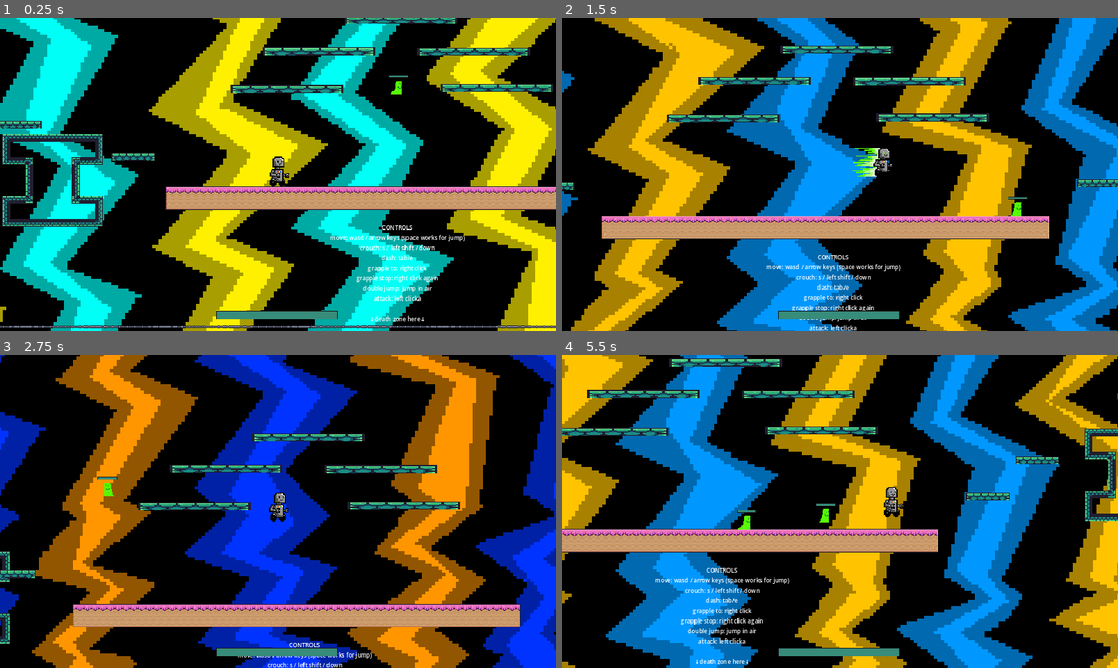
Above: before the commit, frames 1-4 (two rows, left to right).
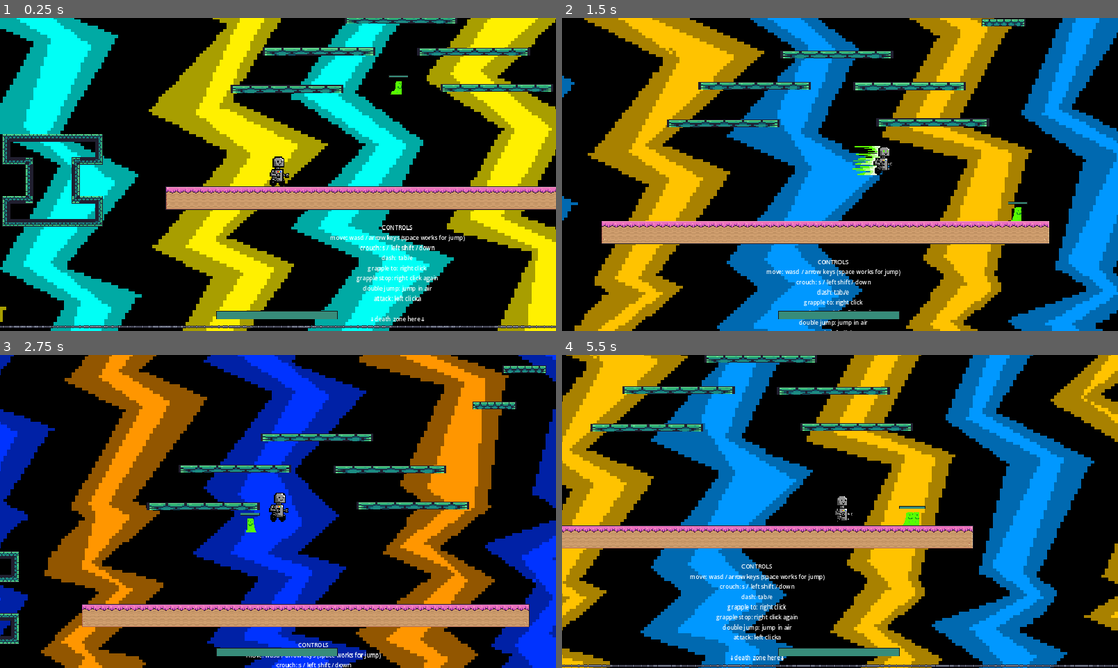
Above: after the commit, the same moments.

Repository: fancyamazon/Beat-the-Bot
Game: Godot game, scene res://scenes/game.tscn
The game is run twice, just before and just after one commit, with the same random seed, the same clock (stepped at 60 frames per second) and the same inputs.
Inputs (mouse positions are in pixels of both pictures, inside the frame that each line leads up to):
- Up to frame 1 (0.25 s): no input
- Up to frame 2 (1.5 s): move the mouse to (962, 158) at 0.52 s; hold L (enemy_right) from 0.53 s (still down); tap Q (attack) at 0.6 s; tap Space (jump) at 0.77, 1.07 s; tap Tab (dash) at 0.8, 1.35 s; move the mouse to (728, 190) at 1.27 s
- Up to frame 3 (2.75 s): tap Space (jump) at 1.52, 1.82 s; right-click (166, 527) at 1.55 s; move the mouse to (333, 442) at 2.02 s; release L (enemy_right) at 2.03 s; hold J (enemy_left) from 2.03 s (still down); right-click (333, 442) at 2.1 s; tap Page Up (spawn) at 2.3 s
- Up to frame 4 (5.5 s): move the mouse to (812, 574) at 2.77 s; release J (enemy_left) at 2.78 s; hold L (enemy_right) 2.78-4.28 s; tap Page Up (spawn) at 2.85 s; tap Space (jump) at 3.02, 3.05, 3.32, 3.6, 3.77, 4.07, 4.52, 4.82 s; move the mouse to (1006, 558) at 3.52 s; tap Q (attack) at 3.8, 4.35 s; move the mouse to (673, 464) at 4.27 s; hold J (enemy_left) 4.28-5.03 s; tap Tab (dash) at 4.55 s; move the mouse to (867, 511) at 5.02 s; hold L (enemy_right) from 5.03 s (still down); hold Shift (crouch) from 5.03 s (still down); right-click (867, 511) at 5.3 s

The runs differ from the first frame. In frame 1, 0.4% of the frame differs, in the area x 0-93%, y 32-100%; in frame 2, 21%; in frame 3, 24%; in frame 4, 71%, in the area x 0-100%, y 0-100%.

Commit message:
slime spawns on mouse cursor, bot can do more actions, fixed bot triple jumping glitch, added dash cooldown, balanced melee attack damage and cooldown

Diff:
--- a/platformer2/scenes/bot.tscn
+++ b/platformer2/scenes/bot.tscn
@@ -564,6 +564,9 @@
 
 [sub_resource type="RectangleShape2D" id="RectangleShape2D_q0blw"]
 size = Vector2(330, 68)
+
+[sub_resource type="RectangleShape2D" id="RectangleShape2D_k11pt"]
+size = Vector2(83, 258)
 
 [sub_resource type="RectangleShape2D" id="RectangleShape2D_2eav7"]
 size = Vector2(624, 744)
@@ -615,6 +618,16 @@
 [node name="CollisionShape2D" type="CollisionShape2D" parent="AnimatedSprite2D/BotRangedSensor"]
 position = Vector2(196, -18.5)
 shape = SubResource("RectangleShape2D_q0blw")
+
+[node name="AboveSensor" type="Area2D" parent="AnimatedSprite2D"]
+position = Vector2(0, 15)
+scale = Vector2(0.5, 0.5)
+collision_layer = 2
+collision_mask = 2
+
+[node name="CollisionShape2D" type="CollisionShape2D" parent="AnimatedSprite2D/AboveSensor"]
+position = Vector2(4.5, -211)
+shape = SubResource("RectangleShape2D_k11pt")
 
 [node name="BehindSensor" type="Area2D" parent="AnimatedSprite2D"]
 position = Vector2(0, 15)
@@ -679,6 +692,10 @@
 wait_time = 10.0
 autostart = true
 
+[node name="jumptimer2" type="Timer" parent="."]
+wait_time = 0.3
+autostart = true
+
 [connection signal="animation_finished" from="AnimatedSprite2D" to="." method="_on_player_animation_finished"]
 [connection signal="area_entered" from="AnimatedSprite2D/PlayerHitBox" to="." method="_on_player_hit_box_area_entered"]
 [connection signal="area_entered" from="AnimatedSprite2D/PlayerHurtBox" to="." method="_on_player_hurt_box_area_entered"]
@@ -686,7 +703,10 @@
 [connection signal="area_exited" from="AnimatedSprite2D/BotMeleeSensor" to="." method="_on_bot_sensor_area_exited"]
 [connection signal="area_entered" from="AnimatedSprite2D/BotRangedSensor" to="." method="_on_bot_ranged_sensor_area_entered"]
 [connection signal="area_exited" from="AnimatedSprite2D/BotRangedSensor" to="." method="_on_bot_ranged_sensor_area_exited"]
+[connection signal="area_entered" from="AnimatedSprite2D/AboveSensor" to="." method="_on_above_sensor_area_entered"]
 [connection signal="area_entered" from="AnimatedSprite2D/BehindSensor" to="." method="_on_behind_sensor_area_entered"]
 [connection signal="area_exited" from="AnimatedSprite2D/BehindSensor" to="." method="_on_behind_sensor_area_exited"]
+[connection signal="timeout" from="DashTimer" to="." method="_on_dash_timer_timeout"]
 [connection signal="timeout" from="AttackTimer" to="." method="_on_attack_timer_timeout"]
 [connection signal="timeout" from="JumpTimer" to="." method="_on_jump_timer_timeout"]
+[connection signal="timeout" from="jumptimer2" to="." method="_on_jumptimer_2_timeout"]
--- a/platformer2/scenes/game.gd
+++ b/platformer2/scenes/game.gd
@@ -14,11 +14,7 @@
 func _process(delta: float) -> void:
 	if Input.is_action_just_pressed("spawn"):
 		var instance = enemy.instantiate()
-		instance.global_position.x = x_pos
-		if x_pos < 200:
-			x_pos = x_pos + 10
-		else:
-			x_pos = 0
+		instance.global_position = get_global_mouse_position()
 		main.add_child(instance)
 	if Input.is_action_just_pressed("spawn2"):
 		var instance = null
--- a/platformer2/scenes/game.tscn
+++ b/platformer2/scenes/game.tscn
@@ -360,7 +360,6 @@
 }
 
 [node name="Game" type="Node2D"]
-position = Vector2(-198, -343)
 script = ExtResource("1_w04m8")
 
 [node name="TextureRect" type="TextureRect" parent="."]
--- a/platformer2/scenes/player.tscn
+++ b/platformer2/scenes/player.tscn
@@ -643,4 +643,5 @@
 [connection signal="animation_finished" from="AnimatedSprite2D" to="." method="_on_player_animation_finished"]
 [connection signal="area_entered" from="AnimatedSprite2D/PlayerHitBox" to="." method="_on_player_hit_box_area_entered"]
 [connection signal="area_entered" from="AnimatedSprite2D/PlayerHurtBox" to="." method="_on_player_hurt_box_area_entered"]
+[connection signal="timeout" from="DashTimer" to="." method="_on_dash_timer_timeout"]
 [connection signal="timeout" from="AttackTimer" to="." method="_on_attack_timer_timeout"]
--- a/platformer2/scripts/bot.gd
+++ b/platformer2/scripts/bot.gd
@@ -3,15 +3,19 @@
 var attacking = false
 var shooting = false
 var jumping = true
+var jump_this_frame = false
 
 func decide_actions():
-	if jumping:
-		action_jump()
+	if jump_this_frame:
+		action_jump() # jummping every frame wastes the double jump
+		jump_this_frame = false
 	if attacking:
 		action_melee()
 		action_ranged()
 	elif shooting:
 		action_ranged()
+	#if len($AnimatedSprite2D/BotRangedSensor.get_overlapping_areas())>0:
+	#	print("HOSTILES DETECTED")
 
 
 
@@ -43,10 +47,33 @@
 
 
 func _on_behind_sensor_area_exited(area: Area2D) -> void:
-
 	if area.is_in_group("hurtbox"):
 		action_walk(0)
 
 
 func _on_jump_timer_timeout() -> void:
 	jumping = not jumping # Replace with function body.
+
+
+func _on_jumptimer_2_timeout() -> void:
+	# putting action_jump in here allows the bot to triple jump
+	# because it jumps, but is still on the floor that frame, so it resets its jump
+	# DO NOT under ANY circumstances put action_jump() under a signal
+	if jumping:
+		jump_this_frame = true# Replace with function body.
+
+
+func _on_above_sensor_area_entered(area: Area2D) -> void:
+	if area.is_in_group("hurtbox"):
+		#action_walk(1)
+		pass
+		#action_dash() # bot loves throwing itself off walls
+		#if position.x < -1326:
+			#action_walk(1)
+		#	action_dash() # Replace with function body.
+			#action_walk(0)
+		#else:
+			#action_walk(-1)
+		#	action_dash()
+			#action_walk(0)
+# again, signals mess with physics - bot will not move if action_walk is put like this in a signal
--- a/platformer2/scripts/bullet.gd
+++ b/platformer2/scripts/bullet.gd
@@ -26,4 +26,4 @@
 func _on_bullet_hitbox_area_entered(area: Area2D) -> void:
 	#print("something entered player hitbox: ----\n", area, area.get_groups(), "\n----\n") # this was for debugging
 	if area.is_in_group("hurtbox"):
-		area.owner.take_damage(10)
+		area.owner.take_damage(5)
--- a/platformer2/scripts/fighter.gd
+++ b/platformer2/scripts/fighter.gd
@@ -3,10 +3,12 @@
 const SPEED = 400.0
 const JUMP_VELOCITY = -450.0
 @onready var animated_sprite_2d: AnimatedSprite2D = $AnimatedSprite2D
-var can_double_jump = true
+var jumps_used = 0
+var JUMPS_MAX = 2
+#var can_double_jump = true
 
 var facing_dir: int=1
-var direction = 0 #I'm like 80% sure these are the same
+var direction = 0
 
 
 #dashing------
@@ -24,7 +26,8 @@
 @onready var timer: Timer = $DashTimer # Get the Timer node
 
 var on_attack_cooldown = false
-var attack_cooldown = 1 # seconds
+var on_dash_cooldown = false
+var attack_cooldown = 0.5 # seconds
 @onready var attack_timer: Timer = $AttackTimer
 
 #grapple----
@@ -48,8 +51,9 @@
 	health_bar._init_health(health)
 
 func action_dash():
-	animated_sprite_2d.play("dash")
-	if not is_dashing:
+	if (not is_dashing) and (not on_dash_cooldown):
+		animated_sprite_2d.play("dash")
+		on_dash_cooldown = true
 		dash_direction = Vector2(velocity.x, 0).normalized()#velocity.normalized()  # Get direction of movement
 
 			# Check if the player isn't moving (using a threshold for precision)
@@ -62,20 +66,33 @@
 		is_dashing = true
 		dash_timer = DASH_DURATION
 
+		print('dashed')
+		timer.start(DASH_COOLDOWN)
+		print(timer.time_left)
+
 func action_jump():
-	animated_sprite_2d.play("jumping")
-	if can_double_jump:
+	if jumps_used < JUMPS_MAX:
+		#print("jumping...")
+		#print("currently " + str(jumps_used))
+		animated_sprite_2d.play("jumping")
 		velocity.y = JUMP_VELOCITY
-		if not is_on_floor():
-			can_double_jump = false # Disable until player lands
-
+		jumps_used += 1
+		#print("now " + str(jumps_used))
 func _physics_process(delta: float) -> void:
 	#animations
+	# Dash
+	if is_on_floor() and jumps_used >0:
+		#print("RESET!")
+		jumps_used = 0
+		animated_sprite_2d.play("jumping-landing")
+
+	if not is_on_floor():
+		velocity += get_gravity() * delta
+
 	decide_actions()
-	# Dash
-	if is_on_floor() and not can_double_jump:
-		can_double_jump = true
-		animated_sprite_2d.play("jumping-landing")
+
+	if timer.time_left != 0:
+		print(timer.time_left)
 
 	if is_dashing:
 		velocity.y = 0 #no grav/fall during dash
@@ -85,30 +102,7 @@
 		dash_timer -= delta
 		if dash_timer <= 0:
 			is_dashing = false
-			# Add a small cooldown if you want
-			#await get_tree().create_timer(0.2).finished #example cooldown
-	##grapple
-	#if Input.is_action_just_pressed("grapple"):  # Replace "grapple" with your action name
-		#if not is_grappling:
-			#_start_grapple()
-		#else:
-			#_stop_grapple()
-#
-	#if is_grappling:
-		#_update_grapple(delta)
 
-	# Add the gravity.
-	if not is_on_floor():
-		velocity += get_gravity() * delta
-
-
-	# Reset mid-air jump when on the floor
-
-
-	# Get the input direction and handle the movement/deceleration.
-	# As good practice, you should replace UI actions with custom gameplay actions.
-
-	#animation facing direction
 
 	set_sprite(direction)
 
@@ -116,26 +110,9 @@
 		velocity.x = direction * SPEED
 	else:
 		velocity.x = move_toward(velocity.x, 0, 50)
-
 	move_and_slide()
 
 
-#func _start_grapple():
-	#var mouse_pos = get_global_mouse_position()
-	#grapple_point = mouse_pos #for now, just grapple to mouse position
-	#is_grappling = true
-#
-#func _update_grapple(delta):
-	## Calculate direction to grapple point
-	#var grapple_direction = (grapple_point - global_position).normalized()
-#
-	## Apply force towards grapple point (you might want to tune this)
-	#velocity = grapple_direction * 400 #example force
-#
-#func _stop_grapple():
-	#is_grappling = false
-	#grapple_point = null #release grapple point
-	## You might want to add some swing/momentum handling here
 
 
 func action_walk(input_dir: int):
@@ -169,7 +146,6 @@
 		$AnimatedSprite2D/PlayerHitBox.monitoring = true
 		on_attack_cooldown = true
 		attack_timer.start(attack_cooldown)
-		print(attack_cooldown)
 
 func _on_attack_timer_timeout() -> void:
 	$AnimatedSprite2D/PlayerHitBox.monitoring = false
@@ -179,7 +155,7 @@
 func _on_player_hit_box_area_entered(area: Area2D) -> void:
 	#print("something entered player hitbox: ----\n", area, area.get_groups(), "\n----\n") # this was for debugging
 	if area.is_in_group("hurtbox"):
-		area.owner.take_damage(5)
+		area.owner.take_damage(20)
 
 func action_ranged():
 	animated_sprite_2d.play("ranged-attack-uncharged")
@@ -208,6 +184,9 @@
 
 
 func _on_player_animation_finished() -> void:
-	print(animated_sprite_2d.animation)
 	if animated_sprite_2d.animation not in ["grappling", "crouching"]:
 		animated_sprite_2d.play("idle") # Replace with function body.
+
+func _on_dash_timer_timeout() -> void:
+	on_dash_cooldown = false # Replace with function body.
+	print("dash is ready")
Not shown: 1 places in platformer2/scenes/bot.tscn that only renumber resources
